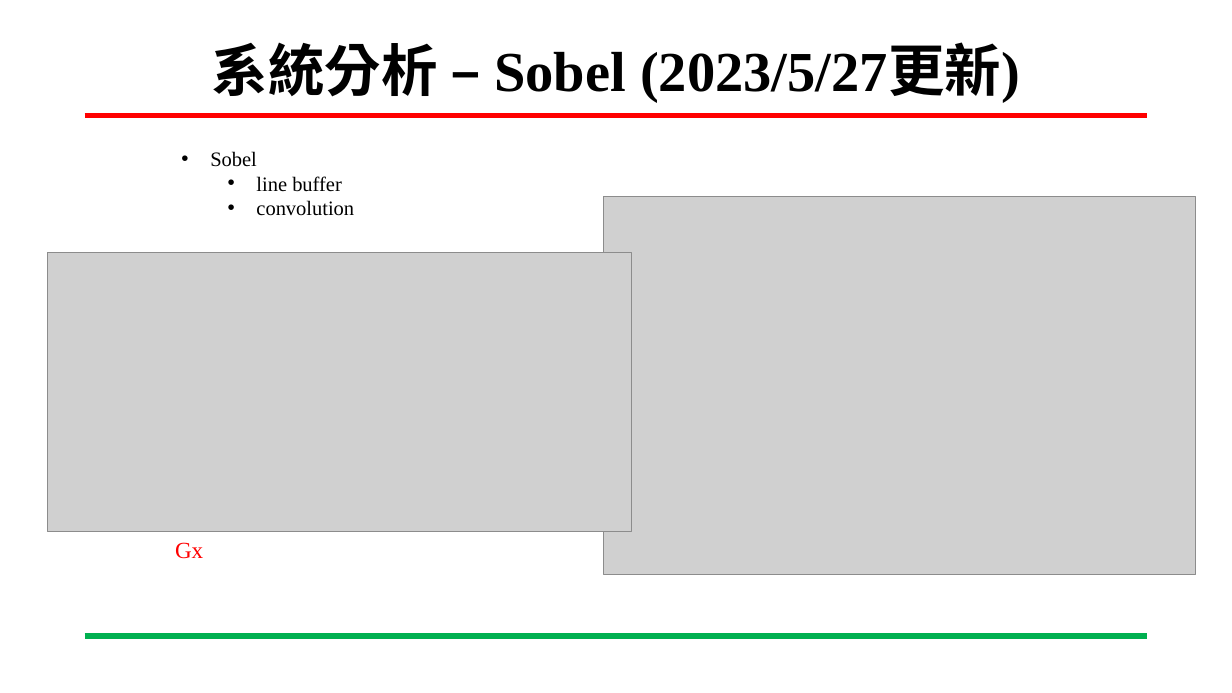
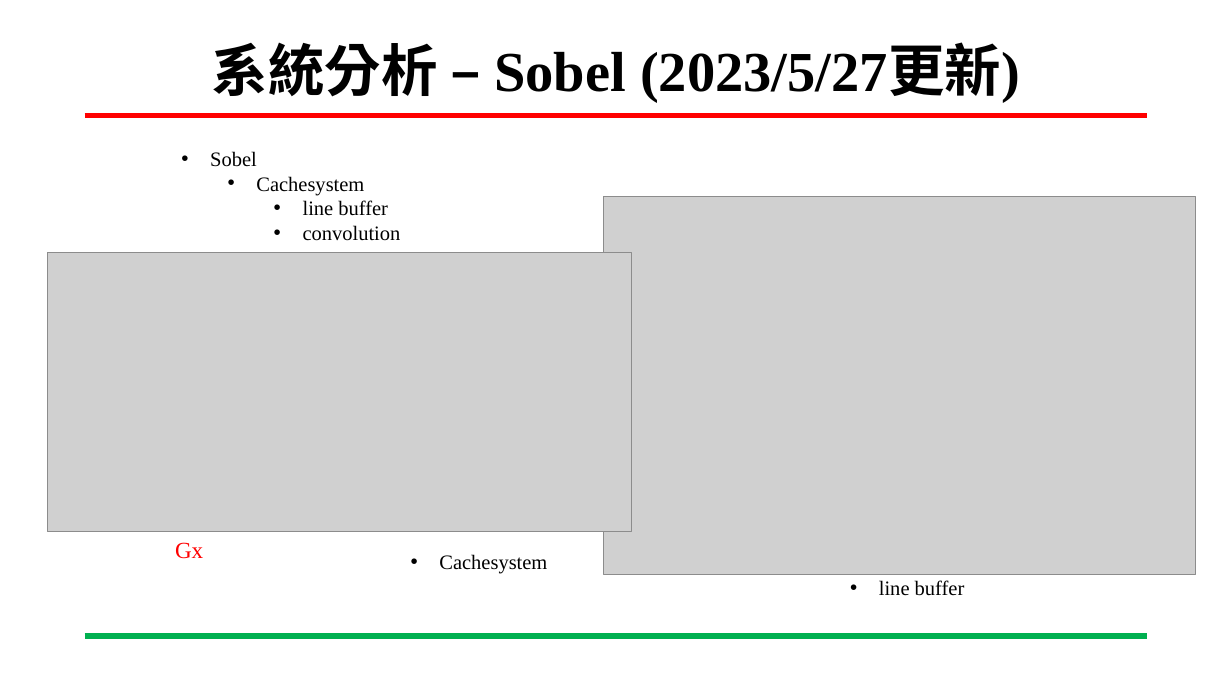
Before and after one commit to ing0331/FPGA, a slide deck: slide 9 of HW7_sobel_BRam/N06-Tutorial/專案進度報告-Sobel_VGA-吳東穎-20230531.pptx (slide 8 before the commit). Drawn at 1232x693 pixels with LibreOffice and Linux fonts; fonts in the diff are those of the drawing; grey boxes stand for pictures; background and template pictures are left out. Boxes give left, top, right and bottom in pixels: in the first picture for what was removed or moved away, otherwise in the second. Text is boxed around its words. In the diff, an @@ line names an element or a change of style, - is before the commit and + after.

```diff
--- a/HW7_sobel_BRam/N06-Tutorial/專案進度報告-Sobel_VGA-吳東穎-20230531.pptx
+++ b/HW7_sobel_BRam/N06-Tutorial/專案進度報告-Sobel_VGA-吳東穎-20230531.pptx
@@ text at (x1=256, y1=176, x2=364, y2=196): paragraph added @@
+    • Cachesystem
@@ text at (x1=303, y1=200, x2=401, y2=241): list level 3 to 4 in "line buffer"; list level 3 to 4 in "convolution" @@
@@ text added at (x1=439, y1=554, x2=547, y2=574), 16 pt, text #000000 @@
+  • Cachesystem
@@ text added at (x1=879, y1=580, x2=965, y2=596), 16 pt, text #000000 @@
+  • line buffer
```
Also in this commit, not shown: 13 other slides changed, 7 slides added, 17 other files.
